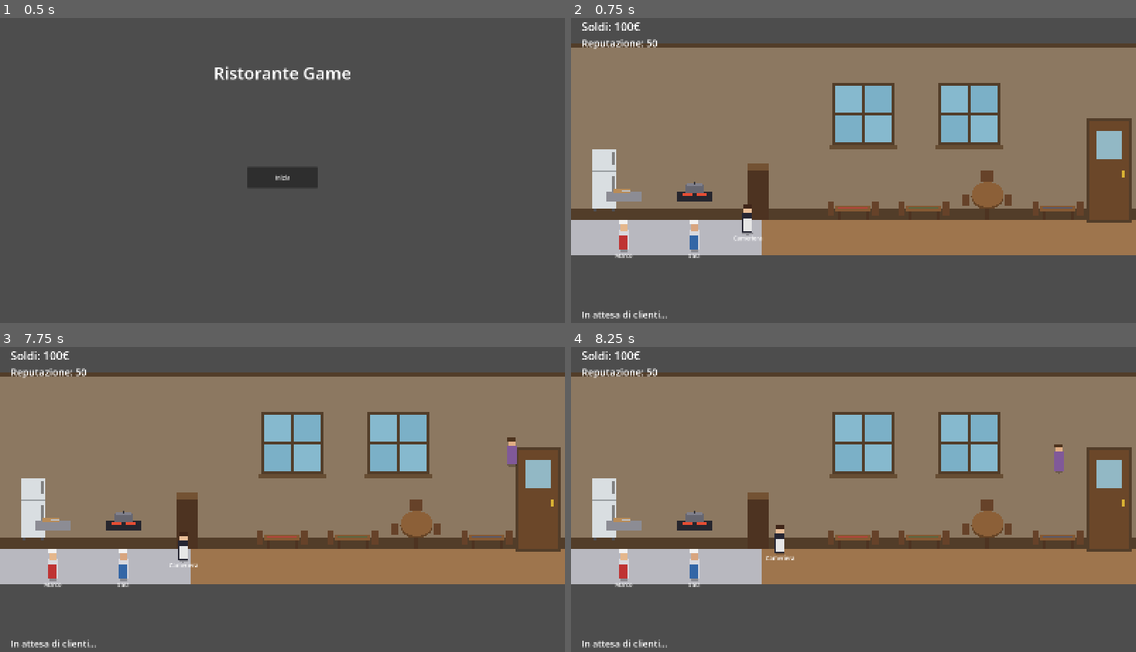
Above: before the commit, frames 1-4 (two rows, left to right).
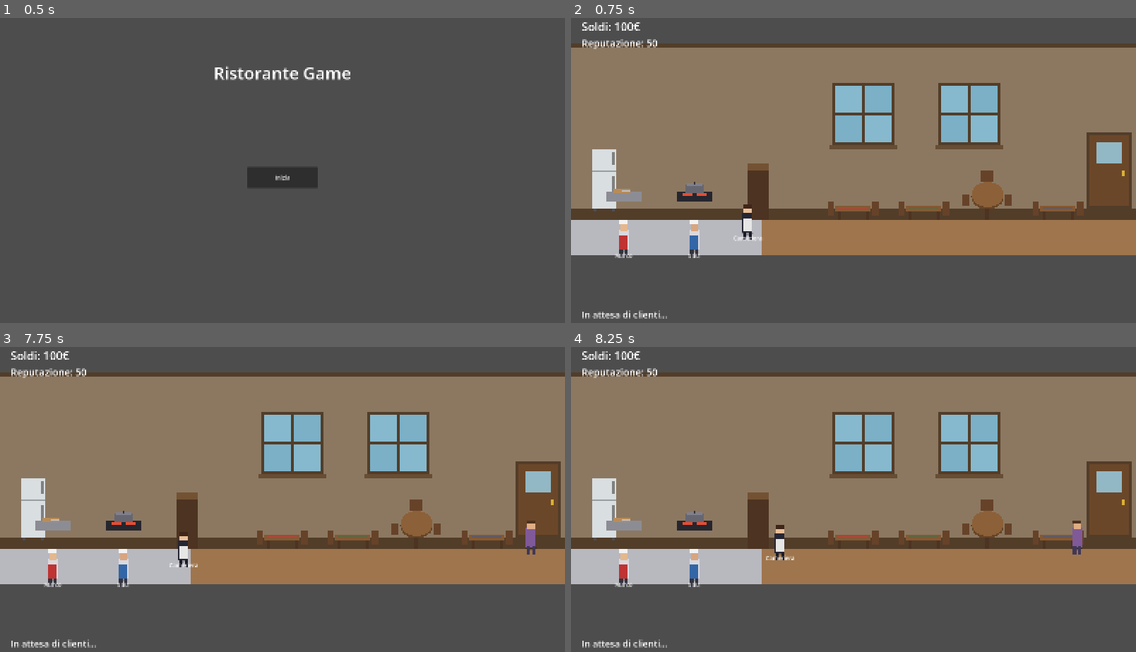
Above: after the commit, the same moments.

Repository: damarogiulio7-maker/ristorante-game
Game: Godot game, scene res://scenes/ui/main_menu.tscn
The game is run twice, just before and just after one commit, with the same random seed, the same clock (stepped at 60 frames per second) and the same inputs.
Inputs (mouse positions are in pixels of both pictures, inside the frame that each line leads up to):
- Up to frame 1 (0.5 s): no input
- Up to frame 2 (0.75 s): click "Inizia" at 0.5 s
- Up to frame 3 (7.75 s): tap Enter at 1.25, 2.75, 4.25 s; move the mouse to (282, 536) at 1.27 s; click (282, 536) at 1.42 s; tap Space at 2, 3.5, 5 s; move the mouse to (350, 536) at 2.02 s; click (350, 536) at 2.17 s; move the mouse to (418, 523) at 2.77 s; click (418, 523) at 2.92 s; move the mouse to (485, 536) at 3.52 s; click (485, 536) at 3.67 s; move the mouse to (452, 542) at 4.27 s; click (452, 542) at 4.42 s; move the mouse to (113, 447) at 5.02 s; click (113, 447) at 5.17 s; move the mouse to (310, 496) at 5.77 s; click (310, 496) at 5.92 s; move the mouse to (197, 417) at 6.52 s; click (197, 417) at 6.67 s; move the mouse to (406, 481) at 7.27 s; click (406, 481) at 7.42 s
- Up to frame 4 (8.25 s): move the mouse to (740, 511) at 8.02 s; click (740, 511) at 8.17 s

Frame 1 is identical in both runs. In frame 2, 1.1% of the frame differs, in the area x 8-100%, y 32-79%; in frame 3, 1.3%; in frame 4, 1.4%, in the area x 8-100%, y 31-79%.

Commit message:
struttura di funzionamento

Diff:
--- a/project.godot
+++ b/project.godot
@@ -1,23 +1,14 @@
 ; Engine configuration file.
-; It's best edited using the editor UI and not directly,
-; since the parameters that go here are not all obvious.
-;
-; Format:
-;   [section] ; section goes between []
-;   param=value ; assign values to parameters
+; Non modificare manualmente le sezioni tra [] se non sai cosa fai.
 
 config_version=5
-
-[animation]
-
-compatibility/default_parent_skeleton_in_mesh_instance_3d=true
 
 [application]
 
 config/name="Ristorante Game"
 config/description="Gestionale/simulazione di ristorante ispirato al mondo della cucina reale."
 run/main_scene="res://scenes/ui/main_menu.tscn"
-config/features=PackedStringArray("4.7", "Mobile")
+config/features=PackedStringArray("4.3", "Mobile")
 config/icon="res://assets/sprites/icon.svg"
 
 [display]
--- a/scenes/kitchen/kitchen_room.tscn
+++ b/scenes/kitchen/kitchen_room.tscn
@@ -8,6 +8,7 @@
 [ext_resource type="Script" path="res://scripts/kitchen/table_spot.gd" id="6"]
 [ext_resource type="Script" path="res://scripts/staff/waitress.gd" id="7"]
 [ext_resource type="Script" path="res://scripts/customer/customer_manager.gd" id="8"]
+[ext_resource type="Script" path="res://scripts/kitchen/station_progress_bar.gd" id="9"]
 
 [sub_resource type="RectangleShape2D" id="table_click_shape"]
 size = Vector2(100, 70)
@@ -155,34 +156,34 @@
 color = Color(0.4, 0.3, 0.2, 1)
 
 [node name="EntranceDoor" type="Node2D" parent="Environment"]
-position = Vector2(1470, 220)
+position = Vector2(1470, 260)
 
 [node name="DoorFrame" type="ColorRect" parent="Environment/EntranceDoor"]
 offset_left = -8.0
 offset_top = -8.0
 offset_right = 118.0
-offset_bottom = 288.0
+offset_bottom = 208.0
 color = Color(0.32, 0.24, 0.16, 1)
 
 [node name="DoorPanel" type="ColorRect" parent="Environment/EntranceDoor"]
 offset_left = 0.0
 offset_top = 0.0
 offset_right = 110.0
-offset_bottom = 280.0
+offset_bottom = 200.0
 color = Color(0.42, 0.28, 0.16, 1)
 
 [node name="DoorWindow" type="ColorRect" parent="Environment/EntranceDoor"]
 offset_left = 20.0
-offset_top = 30.0
+offset_top = 20.0
 offset_right = 90.0
-offset_bottom = 110.0
+offset_bottom = 80.0
 color = Color(0.6, 0.8, 0.88, 0.85)
 
 [node name="DoorHandle" type="ColorRect" parent="Environment/EntranceDoor"]
 offset_left = 90.0
-offset_top = 140.0
+offset_top = 100.0
 offset_right = 100.0
-offset_bottom = 160.0
+offset_bottom = 118.0
 color = Color(0.85, 0.7, 0.2, 1)
 
 [node name="Counter" type="Node2D" parent="Environment"]
@@ -252,7 +253,7 @@
 [node name="Table1" type="Node2D" parent="Environment/Tables"]
 position = Vector2(750, 430)
 script = ExtResource("6")
-seat_offset = Vector2(50, -40)
+seat_offset = Vector2(113, 25)
 
 [node name="Leg1" type="ColorRect" parent="Environment/Tables/Table1"]
 offset_left = 5.0
@@ -312,10 +313,21 @@
 text = ""
 visible = false
 
+[node name="PlateIcon" type="Node2D" parent="Environment/Tables/Table1"]
+position = Vector2(50, 38)
+
+[node name="Plate" type="Polygon2D" parent="Environment/Tables/Table1/PlateIcon"]
+color = Color(0.95, 0.95, 0.92, 1)
+polygon = PackedVector2Array(-12, 0, -8, -8, 0, -11, 8, -8, 12, 0, 8, 8, 0, 11, -8, 8)
+
+[node name="Food" type="Polygon2D" parent="Environment/Tables/Table1/PlateIcon"]
+color = Color(0.75, 0.4, 0.2, 1)
+polygon = PackedVector2Array(-6, 0, -4, -4, 0, -6, 4, -4, 6, 0, 4, 4, 0, 6, -4, 4)
+
 [node name="Table2" type="Node2D" parent="Environment/Tables"]
 position = Vector2(950, 430)
 script = ExtResource("6")
-seat_offset = Vector2(50, -40)
+seat_offset = Vector2(113, 25)
 
 [node name="Leg1" type="ColorRect" parent="Environment/Tables/Table2"]
 offset_left = 5.0
@@ -375,10 +387,21 @@
 text = ""
 visible = false
 
+[node name="PlateIcon" type="Node2D" parent="Environment/Tables/Table2"]
+position = Vector2(50, 38)
+
+[node name="Plate" type="Polygon2D" parent="Environment/Tables/Table2/PlateIcon"]
+color = Color(0.95, 0.95, 0.92, 1)
+polygon = PackedVector2Array(-12, 0, -8, -8, 0, -11, 8, -8, 12, 0, 8, 8, 0, 11, -8, 8)
+
+[node name="Food" type="Polygon2D" parent="Environment/Tables/Table2/PlateIcon"]
+color = Color(0.75, 0.4, 0.2, 1)
+polygon = PackedVector2Array(-6, 0, -4, -4, 0, -6, 4, -4, 6, 0, 4, 4, 0, 6, -4, 4)
+
 [node name="RoundTable" type="Node2D" parent="Environment/Tables"]
 position = Vector2(1180, 440)
 script = ExtResource("6")
-seat_offset = Vector2(0, -70)
+seat_offset = Vector2(60, 5)
 
 [node name="Leg" type="ColorRect" parent="Environment/Tables/RoundTable"]
 offset_left = -6.0
@@ -433,10 +456,21 @@
 text = ""
 visible = false
 
+[node name="PlateIcon" type="Node2D" parent="Environment/Tables/RoundTable"]
+position = Vector2(0, -6)
+
+[node name="Plate" type="Polygon2D" parent="Environment/Tables/RoundTable/PlateIcon"]
+color = Color(0.95, 0.95, 0.92, 1)
+polygon = PackedVector2Array(-14, 0, -10, -10, 0, -13, 10, -10, 14, 0, 10, 10, 0, 13, -10, 10)
+
+[node name="Food" type="Polygon2D" parent="Environment/Tables/RoundTable/PlateIcon"]
+color = Color(0.75, 0.4, 0.2, 1)
+polygon = PackedVector2Array(-7, 0, -5, -5, 0, -7, 5, -5, 7, 0, 5, 5, 0, 7, -5, 5)
+
 [node name="Table3" type="Node2D" parent="Environment/Tables"]
 position = Vector2(1330, 430)
 script = ExtResource("6")
-seat_offset = Vector2(50, -40)
+seat_offset = Vector2(113, 25)
 
 [node name="Leg1" type="ColorRect" parent="Environment/Tables/Table3"]
 offset_left = 5.0
@@ -496,6 +530,17 @@
 text = ""
 visible = false
 
+[node name="PlateIcon" type="Node2D" parent="Environment/Tables/Table3"]
+position = Vector2(50, 38)
+
+[node name="Plate" type="Polygon2D" parent="Environment/Tables/Table3/PlateIcon"]
+color = Color(0.95, 0.95, 0.92, 1)
+polygon = PackedVector2Array(-12, 0, -8, -8, 0, -11, 8, -8, 12, 0, 8, 8, 0, 11, -8, 8)
+
+[node name="Food" type="Polygon2D" parent="Environment/Tables/Table3/PlateIcon"]
+color = Color(0.75, 0.4, 0.2, 1)
+polygon = PackedVector2Array(-6, 0, -4, -4, 0, -6, 4, -4, 6, 0, 4, 4, 0, 6, -4, 4)
+
 [node name="Stations" type="Node2D" parent="."]
 position = Vector2(0, 100)
 
@@ -526,6 +571,24 @@
 offset_bottom = -1.0
 color = Color(0.75, 0.76, 0.78, 1)
 
+[node name="ProgressBar" type="Node2D" parent="Stations/CuttingStation"]
+position = Vector2(0, -55)
+script = ExtResource("9")
+
+[node name="Background" type="ColorRect" parent="Stations/CuttingStation/ProgressBar"]
+offset_left = -30.0
+offset_top = -4.0
+offset_right = 30.0
+offset_bottom = 4.0
+color = Color(0.2, 0.2, 0.2, 0.6)
+
+[node name="Fill" type="ColorRect" parent="Stations/CuttingStation/ProgressBar"]
+offset_left = -30.0
+offset_top = -4.0
+offset_right = -30.0
+offset_bottom = 4.0
+color = Color(0.95, 0.75, 0.2, 1)
+
 [node name="CookingStation" type="Node2D" parent="Stations"]
 position = Vector2(350, 420)
 script = ExtResource("3")
@@ -574,6 +637,24 @@
 offset_bottom = -20.0
 color = Color(0.2, 0.2, 0.22, 1)
 
+[node name="ProgressBar" type="Node2D" parent="Stations/CookingStation"]
+position = Vector2(0, -55)
+script = ExtResource("9")
+
+[node name="Background" type="ColorRect" parent="Stations/CookingStation/ProgressBar"]
+offset_left = -30.0
+offset_top = -4.0
+offset_right = 30.0
+offset_bottom = 4.0
+color = Color(0.2, 0.2, 0.2, 0.6)
+
+[node name="Fill" type="ColorRect" parent="Stations/CookingStation/ProgressBar"]
+offset_left = -30.0
+offset_top = -4.0
+offset_right = -30.0
+offset_bottom = 4.0
+color = Color(0.95, 0.5, 0.2, 1)
+
 [node name="Staff" type="Node2D" parent="."]
 position = Vector2(0, 100)
 
@@ -613,6 +694,20 @@
 offset_right = 12.0
 offset_bottom = -38.0
 color = Color(0.95, 0.95, 0.95, 1)
+
+[node name="LegLeft" type="ColorRect" parent="Staff/Cuoco1"]
+offset_left = -12.0
+offset_top = 36.0
+offset_right = -3.0
+offset_bottom = 58.0
+color = Color(0.2, 0.2, 0.24, 1)
+
+[node name="LegRight" type="ColorRect" parent="Staff/Cuoco1"]
+offset_left = 3.0
+offset_top = 36.0
+offset_right = 12.0
+offset_bottom = 58.0
+color = Color(0.2, 0.2, 0.24, 1)
 
 [node name="StaffLabel1" type="Label" parent="Staff/Cuoco1"]
 offset_left = -40.0
@@ -659,6 +754,20 @@
 offset_bottom = -38.0
 color = Color(0.95, 0.95, 0.95, 1)
 
+[node name="LegLeft" type="ColorRect" parent="Staff/Cuoco2"]
+offset_left = -12.0
+offset_top = 36.0
+offset_right = -3.0
+offset_bottom = 58.0
+color = Color(0.2, 0.2, 0.24, 1)
+
+[node name="LegRight" type="ColorRect" parent="Staff/Cuoco2"]
+offset_left = 3.0
+offset_top = 36.0
+offset_right = 12.0
+offset_bottom = 58.0
+color = Color(0.2, 0.2, 0.24, 1)
+
 [node name="StaffLabel2" type="Label" parent="Staff/Cuoco2"]
 offset_left = -40.0
 offset_top = 40.0
@@ -702,6 +811,20 @@
 offset_bottom = -32.0
 color = Color(0.25, 0.15, 0.1, 1)
 
+[node name="LegLeft" type="ColorRect" parent="Staff/Cameriera"]
+offset_left = -12.0
+offset_top = 36.0
+offset_right = -3.0
+offset_bottom = 58.0
+color = Color(0.1, 0.1, 0.14, 1)
+
+[node name="LegRight" type="ColorRect" parent="Staff/Cameriera"]
+offset_left = 3.0
+offset_top = 36.0
+offset_right = 12.0
+offset_bottom = 58.0
+color = Color(0.1, 0.1, 0.14, 1)
+
 [node name="StaffLabelW" type="Label" parent="Staff/Cameriera"]
 offset_left = -40.0
 offset_top = 40.0
--- a/scenes/staff/customer.tscn
+++ b/scenes/staff/customer.tscn
@@ -28,3 +28,17 @@
 offset_right = 12.0
 offset_bottom = -30.0
 color = Color(0.3, 0.2, 0.12, 1)
+
+[node name="LegLeft" type="ColorRect" parent="."]
+offset_left = -12.0
+offset_top = 34.0
+offset_right = -3.0
+offset_bottom = 56.0
+color = Color(0.25, 0.22, 0.35, 1)
+
+[node name="LegRight" type="ColorRect" parent="."]
+offset_left = 3.0
+offset_top = 34.0
+offset_right = 12.0
+offset_bottom = 56.0
+color = Color(0.25, 0.22, 0.35, 1)
--- a/scripts/kitchen/kitchen_room.gd
+++ b/scripts/kitchen/kitchen_room.gd
@@ -41,7 +41,7 @@
 
 	var customer_manager: CustomerManager = $CustomerManager
 	customer_manager.tables = tables
-	customer_manager.door_position = $Environment/EntranceDoor.global_position
+	customer_manager.door_position = $Environment/EntranceDoor.global_position + Vector2(55, 200)
 	customer_manager.customer_scene = load("res://scenes/staff/customer.tscn")
 	customer_manager.customers_container = $Customers
 
--- /dev/null
+++ b/scripts/kitchen/station_progress_bar.gd
@@ -0,0 +1,24 @@
+extends Node2D
+class_name StationProgressBar
+
+## Barra visiva che mostra il progresso di lavorazione della stazione a cui
+## è agganciata (nodo genitore). Nascosta quando la stazione è libera.
+
+@onready var fill: ColorRect = $Fill
+
+func _ready() -> void:
+	var station: Node = get_parent()
+	if station and station.has_signal("progress_updated"):
+		station.progress_updated.connect(_on_progress)
+		station.work_started.connect(_on_started)
+		station.work_completed.connect(_on_completed)
+	visible = false
+
+func _on_started(_item_name: String) -> void:
+	visible = true
+
+func _on_progress(fraction: float) -> void:
+	fill.offset_right = -30.0 + 60.0 * fraction
+
+func _on_completed(_item_name: String, _result_name: String) -> void:
+	visible = false
--- a/scripts/kitchen/table_spot.gd
+++ b/scripts/kitchen/table_spot.gd
@@ -1,8 +1,9 @@
 extends Node2D
 class_name TableSpot
 
-## Un tavolo della sala. Tiene lo stato di occupazione e i soldi lasciati
-## dal cliente alla fine del pasto. Cliccabile col mouse per raccogliere i soldi.
+## Un tavolo della sala. Tiene lo stato di occupazione, mostra il piatto
+## quando il cliente sta mangiando, e i soldi lasciati alla fine del pasto.
+## Cliccabile col mouse per raccogliere i soldi.
 
 enum State { EMPTY, WAITING_ORDER, ORDER_TAKEN, FOOD_READY, EATING, DIRTY_WITH_MONEY }
 
@@ -15,12 +16,23 @@
 var current_customer: Node2D = null
 var money_amount: int = 0
 
+var _last_state: State = State.EMPTY
+
 @onready var click_area: Area2D = $ClickArea if has_node("ClickArea") else null
 @onready var money_icon: Label = $MoneyIcon if has_node("MoneyIcon") else null
+@onready var plate_icon: Node2D = $PlateIcon if has_node("PlateIcon") else null
 
 func _ready() -> void:
 	if click_area:
 		click_area.input_event.connect(_on_click_area_input)
+	if plate_icon:
+		plate_icon.visible = false
+
+func _process(_delta: float) -> void:
+	if state != _last_state:
+		_last_state = state
+		if plate_icon:
+			plate_icon.visible = (state == State.EATING)
 
 func get_seat_position() -> Vector2:
 	return global_position + seat_offset
--- a/scripts/kitchen/work_station.gd
+++ b/scripts/kitchen/work_station.gd
@@ -2,16 +2,19 @@
 class_name WorkStation
 
 ## Rappresenta una stazione di lavoro in cucina (es. taglio, cottura, impiattamento).
-## Ogni stazione riceve un ingrediente, lo lavora in un certo tempo, e produce un risultato.
+## Ogni stazione riceve un ingrediente, lo lavora in un certo tempo, e produce un
+## risultato. Emette progress_updated (0..1) per mostrare una barra di preparazione.
 
 @export var station_name: String = "Stazione"
 @export var work_time_seconds: float = 3.0
 
 signal work_started(item_name: String)
 signal work_completed(item_name: String, result_name: String)
+signal progress_updated(fraction: float)
 
 var _is_working: bool = false
 var _current_item: String = ""
+var _elapsed: float = 0.0
 
 func start_work(item_name: String, result_name: String) -> void:
 	if _is_working:
@@ -20,13 +23,20 @@
 
 	_is_working = true
 	_current_item = item_name
+	_elapsed = 0.0
 	work_started.emit(item_name)
+	_run_work(result_name)
 
-	await get_tree().create_timer(work_time_seconds).timeout
+func _run_work(result_name: String) -> void:
+	while _elapsed < work_time_seconds:
+		await get_tree().process_frame
+		_elapsed += get_process_delta_time()
+		progress_updated.emit(clampf(_elapsed / work_time_seconds, 0.0, 1.0))
 
 	_is_working = false
-	work_completed.emit(item_name, result_name)
+	work_completed.emit(_current_item, result_name)
 	_current_item = ""
+	progress_updated.emit(0.0)
 
 func is_busy() -> bool:
 	return _is_working
Not shown: 1 places in scenes/kitchen/kitchen_room.tscn that only renumber resources
